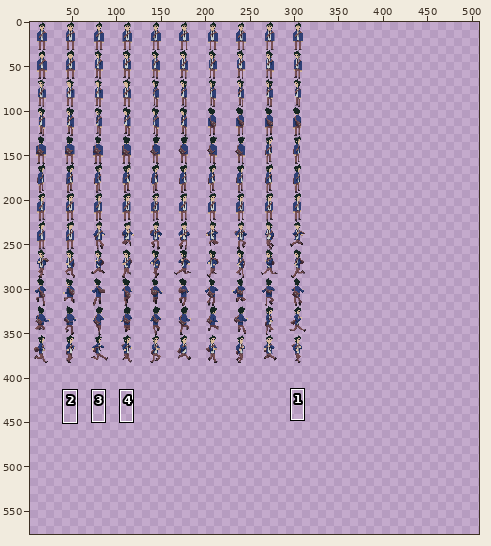
Two versions of one sprite sheet, assets_builders/Exports/Teo.png. The first picture is a wide view before the edit; the outline marks the close-up.
Close-up. Before the commit:
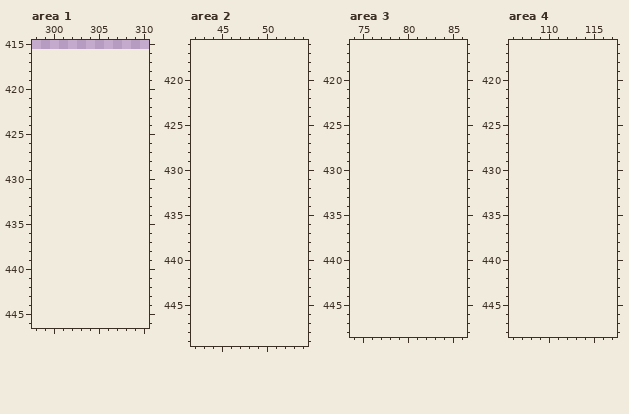
The file is 320x416 pixels. Shown: area 1: x 298..310, y 415..446; area 2: x 42..54, y 416..449; area 3: x 74..86, y 416..448; area 4: x 106..117, y 416..448. The old version is drawn lined up with the new one, on the new canvas. The wide view leaves out empty margins. The commit also changed other parts of the picture, which this record leaves out.
After the commit:
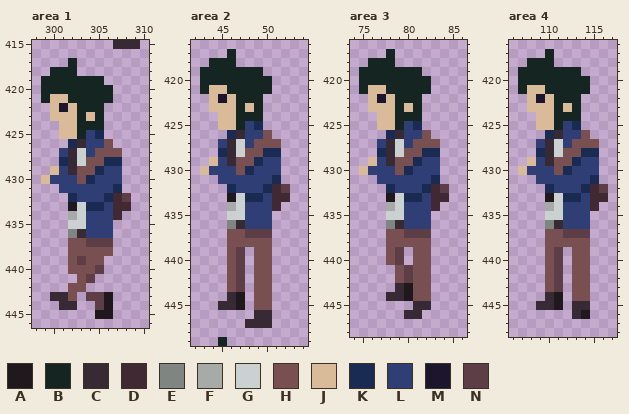
Palette (. is transparent): A #1f181d  B #152622  C #382a35  D #402933  E #7f8580  F #a6aba8  G #cbd1d0  H #785052  J #d9bb9a  K #192b52  L #2f3f75  M #1c152e  N #5e3e46
Difference:
canvas 320x416 -> 512x576
Area 1:
y 415: x 307..309 ... -> CCC
y 417: x 302 . -> B
y 418: x 300..302 ... -> BBB
y 419: x 299..305 ....... -> BBBBBBB
y 420: x 299..306 ........ -> BBBBBBBB
y 421: x 299..306 ........ -> BJJBBBBB
y 422: x 300..305 ...... -> JMJBBB
y 423: x 300..305 ...... -> JJJBJB
y 424: x 301..305 ..... -> JJBBB
y 425: x 301..305 ..... -> JJBLK
y 426: x 302..306 ..... -> KCLLH
y 427: x 301..307 ....... -> LCGLHHH
y 428: x 301..307 ....... -> KCGHHKK
y 429: x 300..307 ........ -> JLCHHKLL
y 430: x 299..307 ......... -> JLLLHKLLL
y 431: x 301..307 ....... -> LLLLLLK
y 432: x 302..308 ....... -> KLLLKDN
y 433: x 302..308 ....... -> AGKKLDD
y 434: x 302..307 ...... -> FGLLLD
y 435: x 302..306 ..... -> GGLLL
y 436: x 302..306 ..... -> ECLLL
y 437: x 302..306 ..... -> HHNNN
y 438: x 302..306 ..... -> HHHHH
y 439: x 302..305 .... -> HNHH
y 440: x 302..305 .... -> HHHN
y 441: x 303..304 .. -> HN
y 442: x 302..303 .. -> HH
y 443: x 300..302 ... -> CCH; x 304..306 ... -> NNA
y 444: x 301..302 .. -> CC; x 305..306 .. -> NA
y 445: x 305..306 .. -> AA
Area 2:
y 417: x 46 . -> B
y 418: x 44..46 ... -> BBB
y 419: x 43..49 ....... -> BBBBBBB
y 420: x 43..50 ........ -> BBBBBBBB
y 421: x 43..50 ........ -> BJJBBBBB
y 422: x 44..49 ...... -> JMJBBB
y 423: x 44..49 ...... -> JJJBJB
y 424: x 45..49 ..... -> JJBBB
y 425: x 45..49 ..... -> JJBLK
y 426: x 46..50 ..... -> KCLLH
y 427: x 45..51 ....... -> LCGLHHH
y 428: x 45..51 ....... -> KCGHHKK
y 429: x 44..51 ........ -> JLCHHKLL
y 430: x 43..51 ......... -> JLLLHKLLL
y 431: x 45..51 ....... -> LLLLLLK
y 432: x 46..52 ....... -> KLLLKDN
y 433: x 46..52 ....... -> AGKKLDD
y 434: x 46..51 ...... -> FGLLLD
y 435: x 46..50 ..... -> GGLLL
y 436: x 46..50 ..... -> ECLLL
y 437: x 46..50 ..... -> HHNNN
y 438: x 46..50 ..... -> HHHHH
y 439..443: x 46..47 .. -> HN; x 49..50 .. -> HH
y 444: x 46..47 .. -> CA; x 49..50 .. -> HH
y 445: x 45..47 ... -> CCA; x 49..50 .. -> HH
y 446: x 49..50 .. -> CC
y 447: x 48..50 ... -> CCC
y 449: x 45 . -> B
Area 3:
y 417: x 78 . -> B
y 418: x 76..78 ... -> BBB
y 419: x 75..81 ....... -> BBBBBBB
y 420: x 75..82 ........ -> BBBBBBBB
y 421: x 75..82 ........ -> BJJBBBBB
y 422: x 76..81 ...... -> JMJBBB
y 423: x 76..81 ...... -> JJJBJB
y 424: x 77..81 ..... -> JJBBB
y 425: x 77..81 ..... -> JJBLK
y 426: x 78..82 ..... -> KCLLH
y 427: x 77..83 ....... -> LCGLHHH
y 428: x 77..83 ....... -> KCGHHKK
y 429: x 76..83 ........ -> JLCHHKLL
y 430: x 75..83 ......... -> JLLLHKLLL
y 431: x 77..83 ....... -> LLLLLLK
y 432: x 78..84 ....... -> KLLLKDN
y 433: x 78..84 ....... -> AGKKLDD
y 434: x 78..83 ...... -> FGLLLD
y 435: x 78..82 ..... -> GGLLL
y 436: x 78..82 ..... -> ECLLL
y 437: x 78..82 ..... -> HHNNN
y 438: x 78..82 ..... -> HHHHH
y 439..440: x 78..79 .. -> HN; x 81..82 .. -> HH
y 441..442: x 79..82 .... -> HNHH
y 443: x 79..82 .... -> CAHH
y 444: x 78..82 ..... -> CCAHH
y 445: x 81..82 .. -> CC
y 446: x 80..81 .. -> CC
Area 4:
y 417: x 110 . -> B
y 418: x 108..110 ... -> BBB
y 419: x 107..113 ....... -> BBBBBBB
y 420: x 107..114 ........ -> BBBBBBBB
y 421: x 107..114 ........ -> BJJBBBBB
y 422: x 108..113 ...... -> JMJBBB
y 423: x 108..113 ...... -> JJJBJB
y 424: x 109..113 ..... -> JJBBB
y 425: x 109..113 ..... -> JJBLK
y 426: x 110..114 ..... -> KCLLH
y 427: x 109..115 ....... -> LCGLHHH
y 428: x 109..115 ....... -> KCGHHKK
y 429: x 108..115 ........ -> JLCHHKLL
y 430: x 107..115 ......... -> JLLLHKLLL
y 431: x 109..115 ....... -> LLLLLLK
y 432: x 110..116 ....... -> KLLLKDN
y 433: x 110..116 ....... -> AGKKLDD
y 434: x 110..115 ...... -> FGLLLD
y 435: x 110..114 ..... -> GGLLL
y 436: x 110..114 ..... -> ECLLL
y 437: x 110..114 ..... -> HHNNN
y 438: x 110..114 ..... -> HHHHH
y 439..443: x 110..111 .. -> HN; x 113..114 .. -> HH
y 444: x 110..111 .. -> CA; x 113..114 .. -> HH
y 445: x 109..111 ... -> CCA; x 113..114 .. -> CC
y 446: x 113..114 .. -> CA
